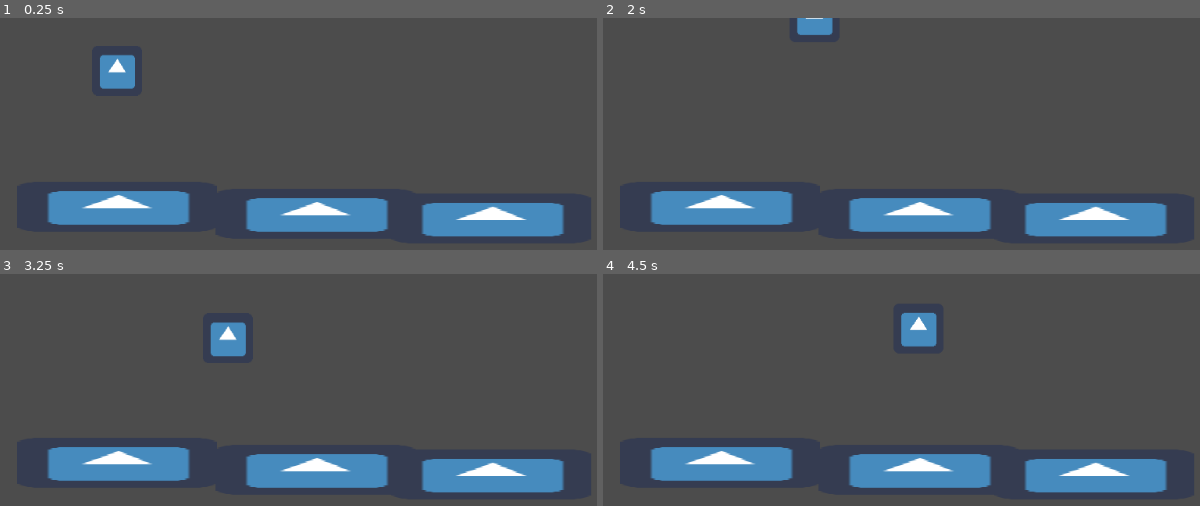
Above: before the commit, frames 1-4 (two rows, left to right).
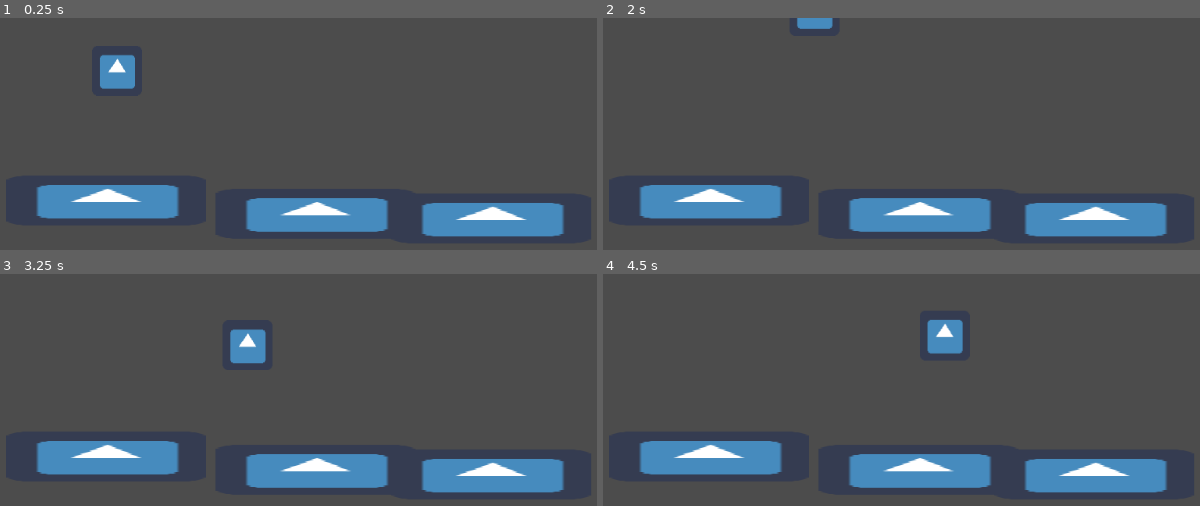
Above: after the commit, the same moments.

Repository: MichaelRRyan/Godot-Tutorial-09-11-21
Game: Godot game, scene res://scenes/Game.tscn
Same seed, same stepped clock (60 frames per second), same inputs: the game is played once before the commit and once after it. The engine's default icon, where the game draws it, is replaced by a stand-in: a white triangle on a blue panel in a dark square.
Inputs:
- Up to frame 1 (0.25 s): no input
- Up to frame 2 (2 s): hold Right (ui_right) from 0.53 s (still down); tap Up (ui_up) at 0.77, 1.52 s
- Up to frame 3 (3.25 s): release Right (ui_right) at 2.03 s; hold Left (ui_left) 2.03-2.78 s; hold Right (ui_right) from 2.78 s (still down); tap Up (ui_up) at 3.02 s
- Up to frame 4 (4.5 s): tap Up (ui_up) at 3.77 s; release Right (ui_right) at 4.28 s; hold Left (ui_left) from 4.28 s (still down)

The runs differ from the first frame. In frame 1, 2.4% of the frame differs, in the area x 6-32%, y 71-90%; in frame 2, 2.6%; in frame 3, 3.6%; in frame 4, 3.8%, in the area x 6-61%, y 16-90%.

Commit message:
Added files missed in the last commit

Diff:
--- a/scenes/Game.tscn
+++ b/scenes/Game.tscn
@@ -6,6 +6,7 @@
 [node name="Game" type="Node2D"]
 
 [node name="Platform" parent="." instance=ExtResource( 2 )]
+position = Vector2( 283, 234 )
 
 [node name="Platform2" parent="." instance=ExtResource( 2 )]
 position = Vector2( 551, 251 )
